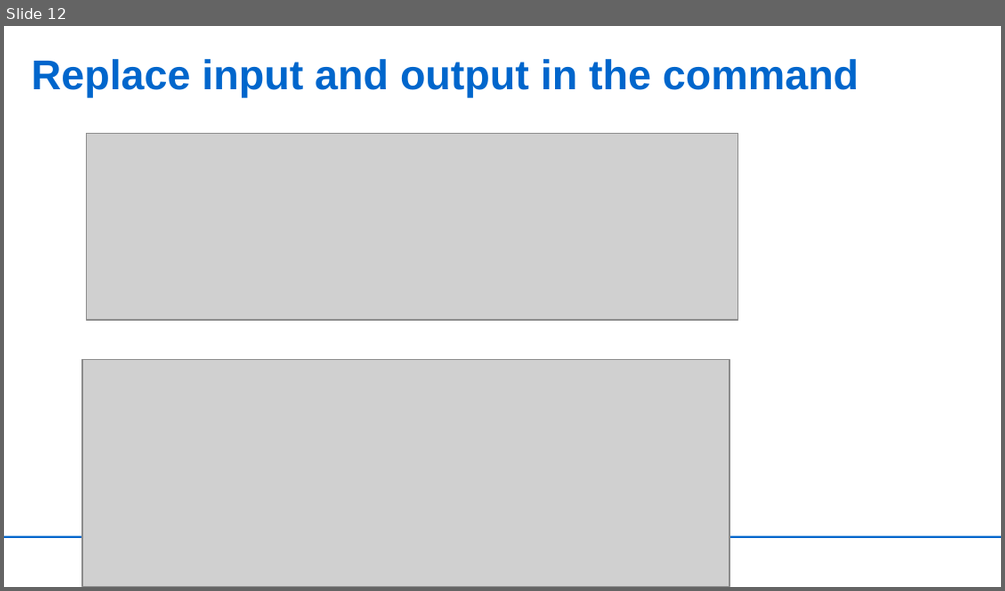
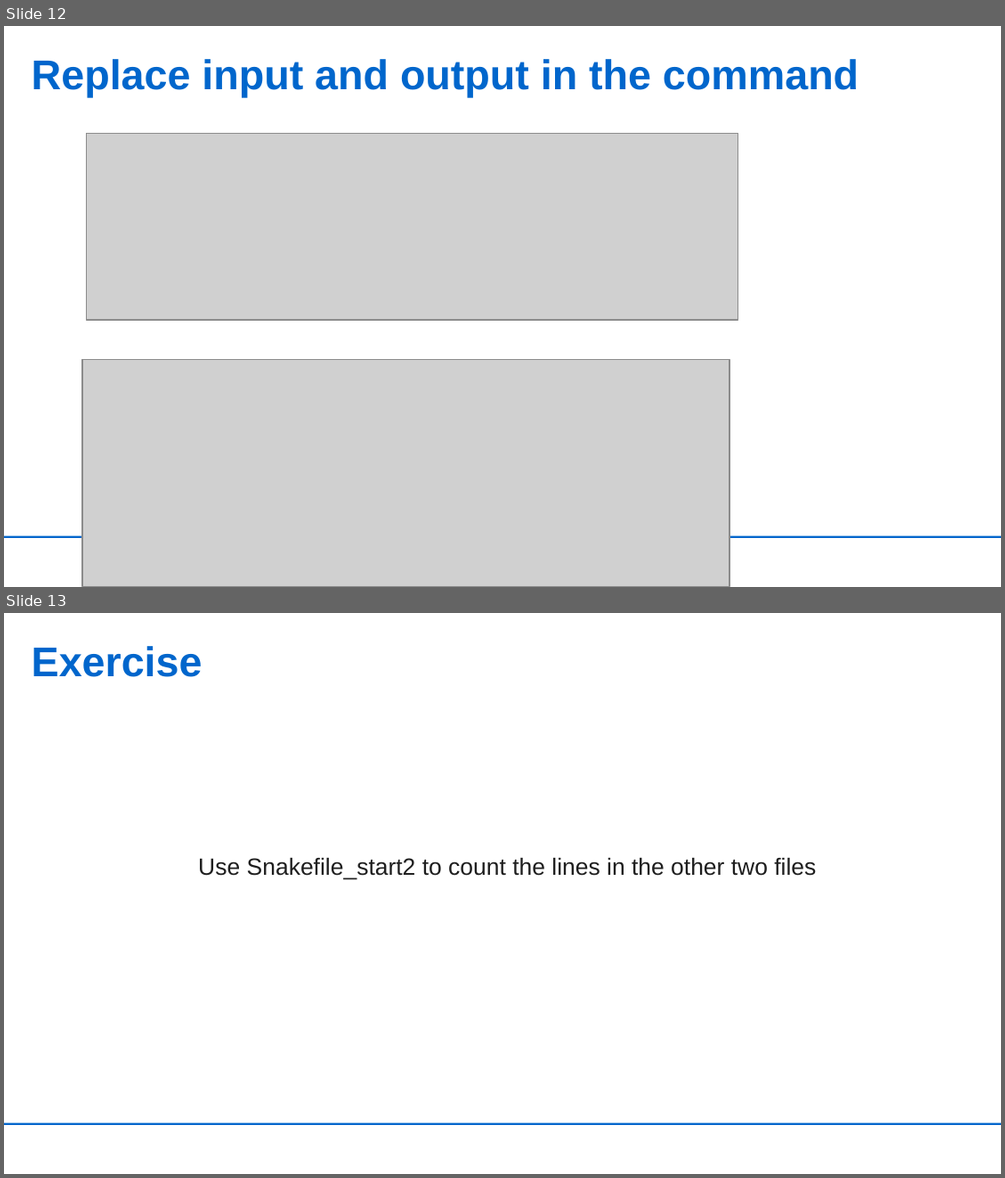
Before and after one commit to UdoGi/KCCR_snakemake_pipeline, a slide deck: slides/ghana_snakemake.pptx. Shown one above the other, each under a label of ours: slide 12 before the commit, slides 12 and 13 after it. The pictures are 1005x591 and 1005x1178 pixels, drawn with LibreOffice and Linux fonts; fonts in the diff are those of the drawing; grey boxes stand for pictures; background and template pictures are left out. Boxes give left, top, right and bottom in pixels: in the first picture for what was removed or moved away, otherwise in the second. Text is boxed around its words. In the diff, an @@ line names an element or a change of style, - is before the commit and + after.

```diff
--- a/slides/ghana_snakemake.pptx
+++ b/slides/ghana_snakemake.pptx
@@ slide 13 added at (4, 613, 1001, 1174), background #FFFFFF; not listed: 1 template element that a slide beside it also shows @@
@@ title added at (32, 646, 202, 677), 30 pt, text #0066CC, bold @@
+Exercise
@@ text added at (198, 858, 816, 880), 17 pt, text #1E1E1E @@
+Use Snakefile_start2 to count the lines in the other two files
```
Also in this commit, not shown: 7 slides changed, 6 other slides added, 4 slides removed, 15 other files.
